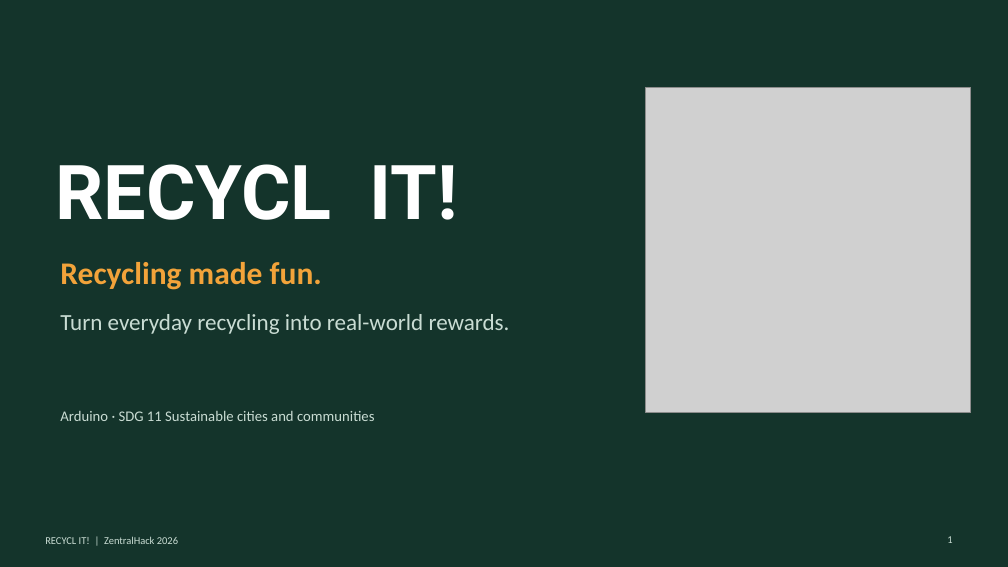
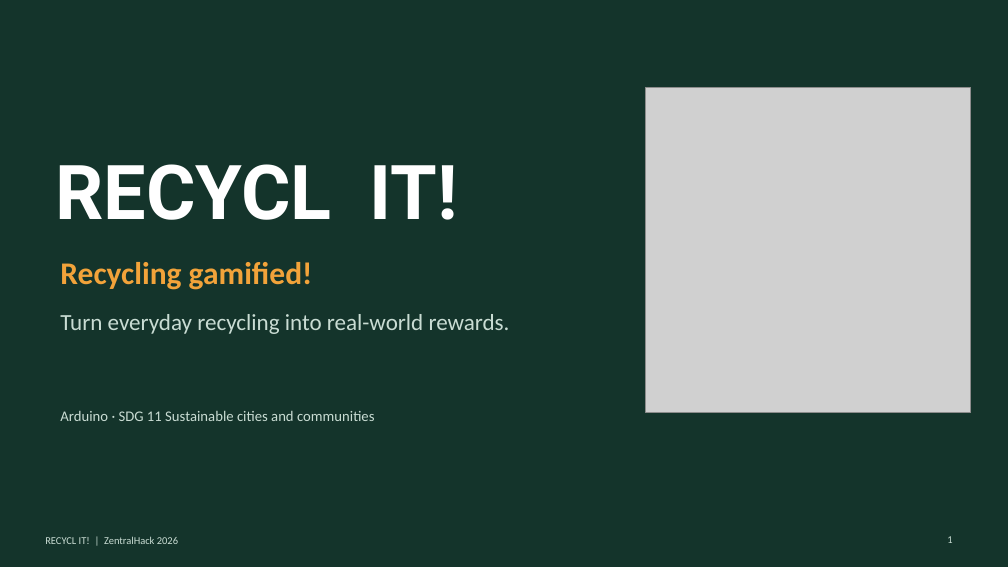
Before and after one commit to Toaster-lab/Zentral-Hack, a slide deck: slide 1 of PowerPoints/RECYCL_IT_final_pitch.pptx. Drawn at 1008x567 pixels with LibreOffice and Linux fonts; fonts in the diff are those of the drawing; grey boxes stand for pictures. Boxes give left, top, right and bottom in pixels: in the first picture for what was removed or moved away, otherwise in the second. Text is boxed around its words. In the diff, an @@ line names an element or a change of style, - is before the commit and + after.

```diff
--- a/PowerPoints/RECYCL_IT_final_pitch.pptx
+++ b/PowerPoints/RECYCL_IT_final_pitch.pptx
@@ text at (x1=60, y1=262, x2=313, y2=290): text changed @@
-Recycling made fun.
+Recycling gamified!
```
Also in this commit, not shown: 7 other slides changed.
